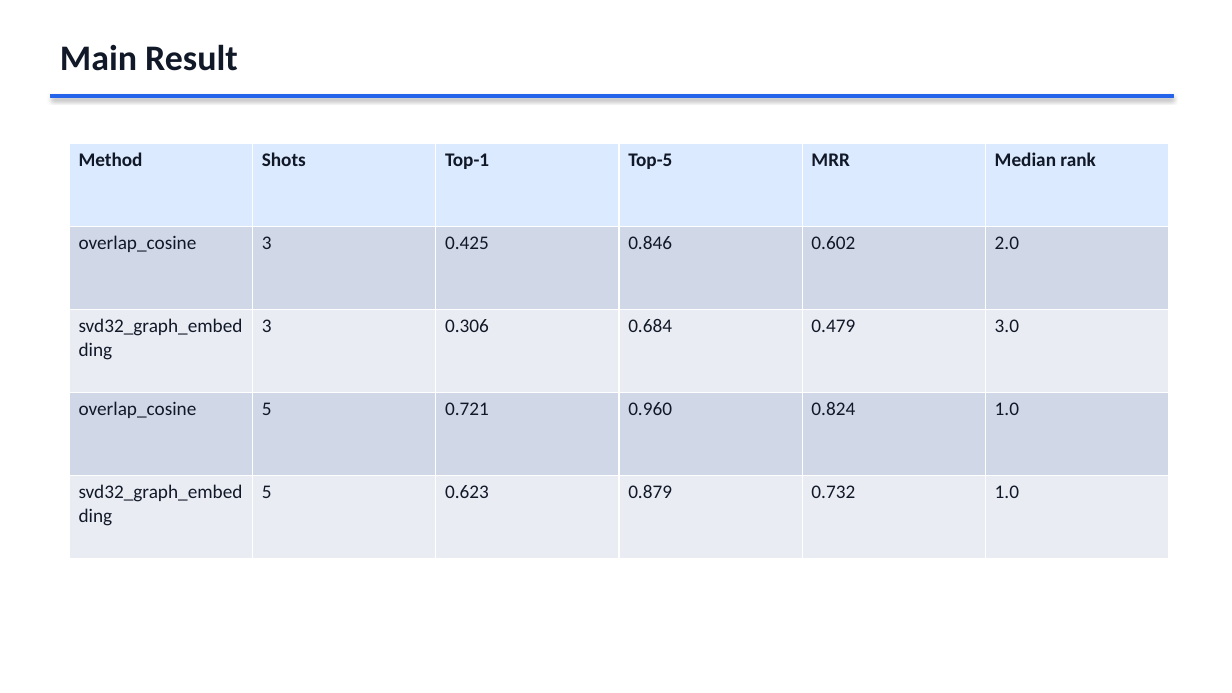
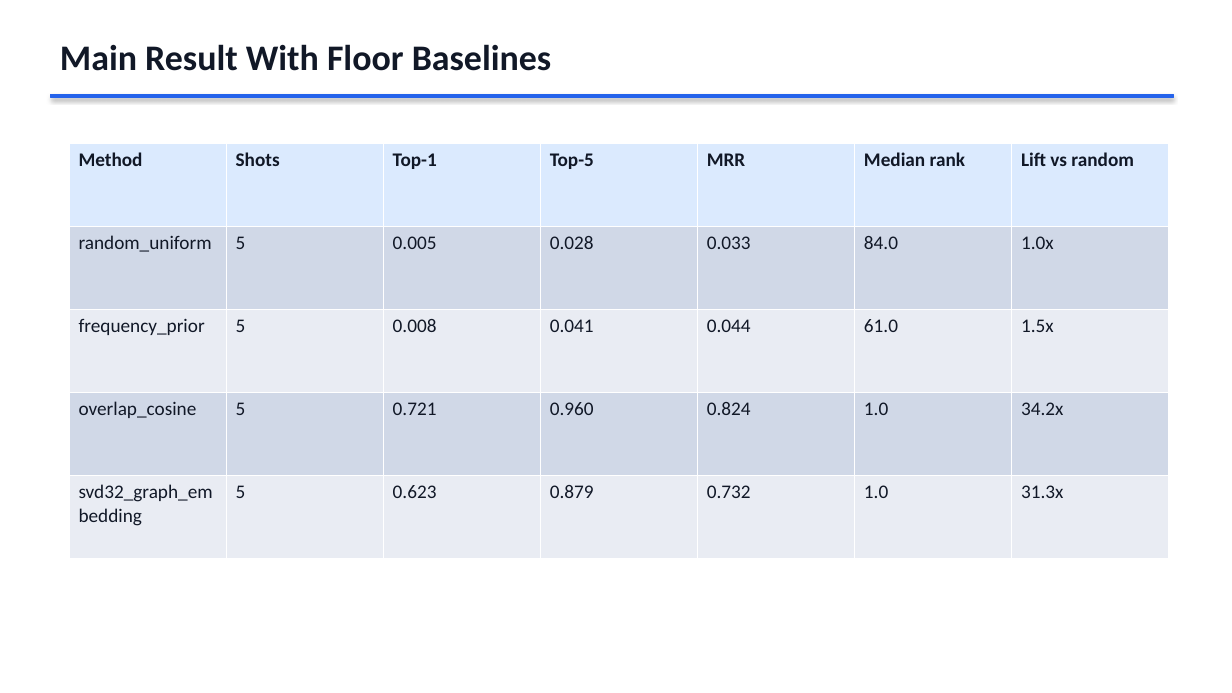
Before and after one commit to garypagangit/praxis, a slide deck: slide 4 of paper/portfolio_experiment_decks/EXPERIMENT_03_ATTACK_TTP_RETRIEVAL_DECK_20260514.pptx. Drawn at 1232x693 pixels with LibreOffice and Linux fonts; fonts in the diff are those of the drawing. Boxes give left, top, right and bottom in pixels: in the first picture for what was removed or moved away, otherwise in the second. Text is boxed around its words. In the diff, an @@ line names an element or a change of style, - is before the commit and + after.

Commit message:
Close out ATT&CK retrieval result baselines

```diff
--- a/paper/portfolio_experiment_decks/EXPERIMENT_03_ATTACK_TTP_RETRIEVAL_DECK_20260514.pptx
+++ b/paper/portfolio_experiment_decks/EXPERIMENT_03_ATTACK_TTP_RETRIEVAL_DECK_20260514.pptx
@@ text at bbox=[60, 44, 551, 71]: text changed @@
-Main Result
+Main Result With Floor Baselines
@@ table at bbox=[69, 143, 1169, 559] @@
-column 1: Method | overlap_cosine | svd32_graph_embedding | overlap_cosine | svd32_graph_embedding
-column 2: Shots | 3 | 3 | 5 | 5
-column 3: Top-1 | 0.425 | 0.306 | 0.721 | 0.623
-column 4: Top-5 | 0.846 | 0.684 | 0.960 | 0.879
-column 5: MRR | 0.602 | 0.479 | 0.824 | 0.732
-column 6: Median rank | 2.0 | 3.0 | 1.0 | 1.0
+column 1: Method | random_uniform | frequency_prior | overlap_cosine | svd32_graph_embedding
+column 2: Shots | 5 | 5 | 5 | 5
+column 3: Top-1 | 0.005 | 0.008 | 0.721 | 0.623
+column 4: Top-5 | 0.028 | 0.041 | 0.960 | 0.879
+column 5: MRR | 0.033 | 0.044 | 0.824 | 0.732
+column 6: Median rank | 84.0 | 61.0 | 1.0 | 1.0
+column 7: Lift vs random | 1.0x | 1.5x | 34.2x | 31.3x
```
Also in this commit, not shown: 1 slide added, 10 other files.
